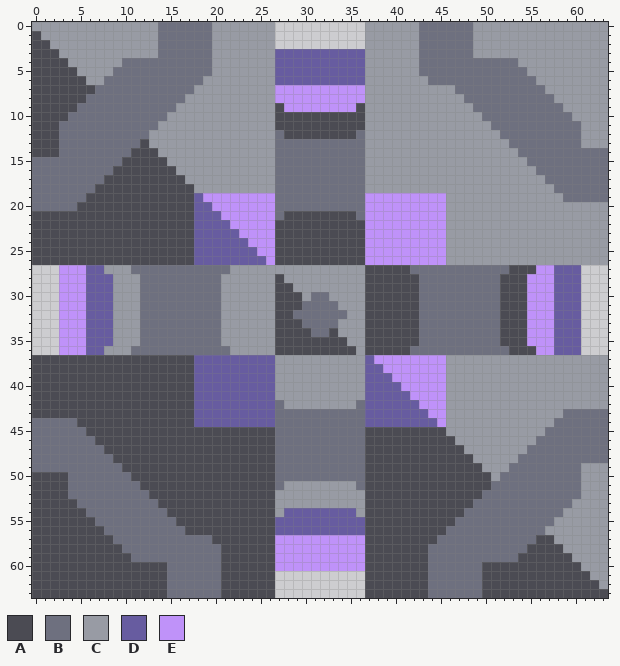
Pixel-art sprite -- sprites/blocks/crafters/metal-scraper.png. Above is the file before it was changed.
The file is 64x64 pixels.
Palette (. is transparent): A #4b4b53  B #6e707f  C #989ba4  D #675ca0  E #bf92f9
Pixels before, first column x 0:
 0 CCCCCCCCCCCCCCBBBBBBCCCCCCC..........CCCCCCBBBBBBCCCCCCCCCCCCCCC
 1 ACCCCCCCCCCCCCBBBBBBCCCCCCC..........CCCCCCBBBBBBCCCCCCCCCCCCCCC
 2 AACCCCCCCCCCCCBBBBBBCCCCCCC..........CCCCCCBBBBBBCCCCCCCCCCCCCCC
 3 AAACCCCCCCCCCCBBBBBBCCCCCCCDDDDDDDDDDCCCCCCBBBBBBCCCCCCCCCCCCCCC
 4 AAAACCCCCCBBBBBBBBBBCCCCCCCDDDDDDDDDDCCCCCCBBBBBBBBBBBCCCCCCCCCC
 5 AAAAACCCCBBBBBBBBBBBCCCCCCCDDDDDDDDDDCCCCCCBBBBBBBBBBBBCCCCCCCCC
 6 AAAAAACCBBBBBBBBBBBCCCCCCCCDDDDDDDDDDCCCCCCCBBBBBBBBBBBBCCCCCCCC
 7 AAAAAAABBBBBBBBBBBCCCCCCCCCEEEEEEEEEECCCCCCCCCCBBBBBBBBBBCCCCCCC
 8 AAAAAABBBBBBBBBBBCCCCCCCCCCEEEEEEEEEECCCCCCCCCCCBBBBBBBBBBCCCCCC
 9 AAAAABBBBBBBBBBBCCCCCCCCCCCAEEEEEEEEACCCCCCCCCCCCBBBBBBBBBBCCCCC
10 AAAABBBBBBBBBBBCCCCCCCCCCCCAAAAAAAAAACCCCCCCCCCCCCBBBBBBBBBBCCCC
11 AAABBBBBBBBBBBCCCCCCCCCCCCCAAAAAAAAAACCCCCCCCCCCCCCBBBBBBBBBBCCC
12 AAABBBBBBBBBBCCCCCCCCCCCCCCBAAAAAAAABCCCCCCCCCCCCCCCBBBBBBBBBCCC
13 AAABBBBBBBBBACCCCCCCCCCCCCCBBBBBBBBBBCCCCCCCCCCCCCCCCBBBBBBBBCCC
14 AAABBBBBBBBAAACCCCCCCCCCCCCBBBBBBBBBBCCCCCCCCCCCCCCCCCBBBBBBBBBB
15 BBBBBBBBBBAAAAACCCCCCCCCCCCBBBBBBBBBBCCCCCCCCCCCCCCCCCCBBBBBBBBB
16 BBBBBBBBBAAAAAAACCCCCCCCCCCBBBBBBBBBBCCCCCCCCCCCCCCCCCCCBBBBBBBB
17 BBBBBBBBAAAAAAAAACCCCCCCCCCBBBBBBBBBBCCCCCCCCCCCCCCCCCCCCBBBBBBB
18 BBBBBBBAAAAAAAAAAACCCCCCCCCBBBBBBBBBBCCCCCCCCCCCCCCCCCCCCCBBBBBB
19 BBBBBBAAAAAAAAAAAADEEEEEEEEBBBBBBBBBBEEEEEEEEECCCCCCCCCCCCCBBBBB
20 BBBBBAAAAAAAAAAAAADDEEEEEEEBBBBBBBBBBEEEEEEEEECCCCCCCCCCCCCCCCCC
21 AAAAAAAAAAAAAAAAAADDDEEEEEEBAAAAAAAABEEEEEEEEECCCCCCCCCCCCCCCCCC
22 AAAAAAAAAAAAAAAAAADDDDEEEEEAAAAAAAAAAEEEEEEEEECCCCCCCCCCCCCCCCCC
23 AAAAAAAAAAAAAAAAAADDDDDEEEEAAAAAAAAAAEEEEEEEEECCCCCCCCCCCCCCCCCC
24 AAAAAAAAAAAAAAAAAADDDDDDEEEAAAAAAAAAAEEEEEEEEECCCCCCCCCCCCCCCCCC
25 AAAAAAAAAAAAAAAAAADDDDDDDEEAAAAAAAAAAEEEEEEEEECCCCCCCCCCCCCCCCCC
26 AAAAAAAAAAAAAAAAAADDDDDDDDEAAAAAAAAAAEEEEEEEEECCCCCCCCCCCCCCCCCC
27 ...EEEDDCCCBBBBBBBBBBBCCCCCCCCCCCCCCCAAAAABBBBBBBBBBBAAAEEDDD...
28 ...EEEDDDCCCBBBBBBBBBCCCCCCACCCCCCCCCAAAAAABBBBBBBBBAAAEEEDDD...
29 ...EEEDDDCCCBBBBBBBBBCCCCCCAACCCCCCCCAAAAAABBBBBBBBBAAAEEEDDD...
30 ...EEEDDDCCCBBBBBBBBBCCCCCCAAACBBCCCCAAAAAABBBBBBBBBAAAEEEDDD...
31 ...EEEDDDCCCBBBBBBBBBCCCCCCAAABBBBCCCAAAAAABBBBBBBBBAAAEEEDDD...
32 ...EEEDDDCCCBBBBBBBBBCCCCCCAABBBBBBCCAAAAAABBBBBBBBBAAAEEEDDD...
33 ...EEEDDDCCCBBBBBBBBBCCCCCCAAABBBBCCCAAAAAABBBBBBBBBAAAEEEDDD...
34 ...EEEDDDCCCBBBBBBBBBCCCCCCAAAABBACCCAAAAAABBBBBBBBBAAAEEEDDD...
35 ...EEEDDDCCCBBBBBBBBBCCCCCCAAAAAAAACCAAAAAABBBBBBBBBAAAEEEDDD...
36 ...EEEDDCCCBBBBBBBBBBBCCCCCAAAAAAAAACAAAAABBBBBBBBBBBAAAEEDDD...
37 AAAAAAAAAAAAAAAAAADDDDDDDDDCCCCCCCCCCDEEEEEEEECCCCCCCCCCCCCCCCCC
38 AAAAAAAAAAAAAAAAAADDDDDDDDDCCCCCCCCCCDDEEEEEEECCCCCCCCCCCCCCCCCC
39 AAAAAAAAAAAAAAAAAADDDDDDDDDCCCCCCCCCCDDDEEEEEECCCCCCCCCCCCCCCCCC
40 AAAAAAAAAAAAAAAAAADDDDDDDDDCCCCCCCCCCDDDDEEEEECCCCCCCCCCCCCCCCCC
41 AAAAAAAAAAAAAAAAAADDDDDDDDDCCCCCCCCCCDDDDDEEEECCCCCCCCCCCCCCCCCC
42 AAAAAAAAAAAAAAAAAADDDDDDDDDBCCCCCCCCBDDDDDDEEECCCCCCCCCCCCCCCCCC
43 AAAAAAAAAAAAAAAAAADDDDDDDDDBBBBBBBBBBDDDDDDDEECCCCCCCCCCCCCBBBBB
44 BBBBBAAAAAAAAAAAAADDDDDDDDDBBBBBBBBBBDDDDDDDDECCCCCCCCCCCCBBBBBB
45 BBBBBBAAAAAAAAAAAAAAAAAAAAABBBBBBBBBBAAAAAAAAACCCCCCCCCCCBBBBBBB
46 BBBBBBBAAAAAAAAAAAAAAAAAAAABBBBBBBBBBAAAAAAAAAACCCCCCCCCBBBBBBBB
47 BBBBBBBBAAAAAAAAAAAAAAAAAAABBBBBBBBBBAAAAAAAAAAACCCCCCCBBBBBBBBB
48 BBBBBBBBBAAAAAAAAAAAAAAAAAABBBBBBBBBBAAAAAAAAAAAACCCCCBBBBBBBBBB
49 BBBBBBBBBBAAAAAAAAAAAAAAAAABBBBBBBBBBAAAAAAAAAAAAACCCBBBBBBBBCCC
50 AAAABBBBBBBAAAAAAAAAAAAAAAABBBBBBBBBBAAAAAAAAAAAAAACBBBBBBBBBCCC
51 AAAABBBBBBBBAAAAAAAAAAAAAAABCCCCCCCCBAAAAAAAAAAAAAABBBBBBBBBBCCC
52 AAAABBBBBBBBBAAAAAAAAAAAAAACCCCCCCCCCAAAAAAAAAAAAABBBBBBBBBBBCCC
53 AAAAABBBBBBBBBAAAAAAAAAAAAACCCCCCCCCCAAAAAAAAAAAABBBBBBBBBBBCCCC
54 AAAAAABBBBBBBBBAAAAAAAAAAAACDDDDDDDDCAAAAAAAAAAABBBBBBBBBBBCCCCC
55 AAAAAAABBBBBBBBBAAAAAAAAAAADDDDDDDDDDAAAAAAAAAABBBBBBBBBBBCCCCCC
56 AAAAAAAABBBBBBBBBAAAAAAAAAADDDDDDDDDDAAAAAAAAABBBBBBBBBBBCCCCCCC
57 AAAAAAAAABBBBBBBBBBBAAAAAAAEEEEEEEEEEAAAAAAAABBBBBBBBBBBAACCCCCC
58 AAAAAAAAAABBBBBBBBBBBAAAAAAEEEEEEEEEEAAAAAAABBBBBBBBBBBAAAACCCCC
59 AAAAAAAAAAABBBBBBBBBBAAAAAAEEEEEEEEEEAAAAAAABBBBBBBBBBAAAAAACCCC
60 AAAAAAAAAAAAAAABBBBBBAAAAAAEEEEEEEEEEAAAAAAABBBBBBAAAAAAAAAAACCC
61 AAAAAAAAAAAAAAABBBBBBAAAAAA..........AAAAAAABBBBBBAAAAAAAAAAAACC
62 AAAAAAAAAAAAAAABBBBBBAAAAAA..........AAAAAAABBBBBBAAAAAAAAAAAAAC
63 AAAAAAAAAAAAAAABBBBBBAAAAAA..........AAAAAAABBBBBBAAAAAAAAAAAAAA
The same view after the edit:
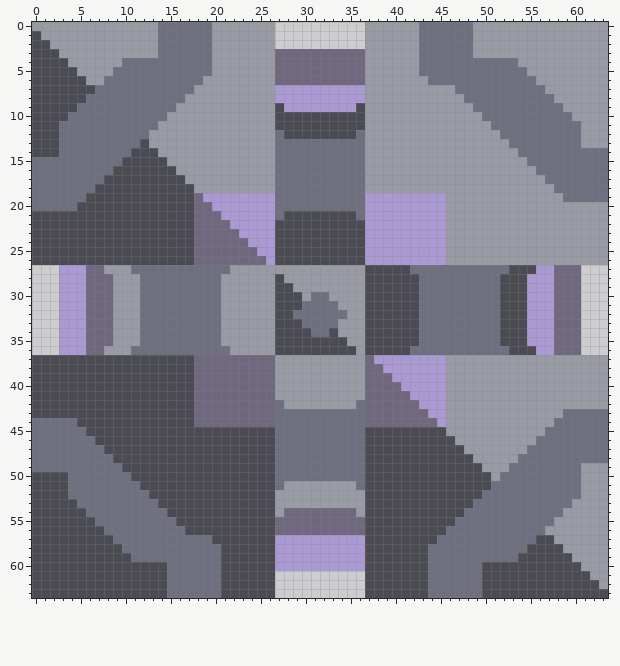
Changes in this commit:
colour D: #675ca0 -> #6f687e
colour E: #bf92f9 -> #ab99d3
Where, in picture pixels (left, top, right, bottom), the same in both pictures:
changed: (275, 49, 365, 112)
changed: (194, 193, 275, 265)
changed: (365, 193, 446, 265)
changed: (59, 265, 113, 355)
changed: (527, 265, 581, 355)
changed: (194, 355, 275, 427)
changed: (365, 355, 446, 427)
changed: (275, 508, 365, 571)
